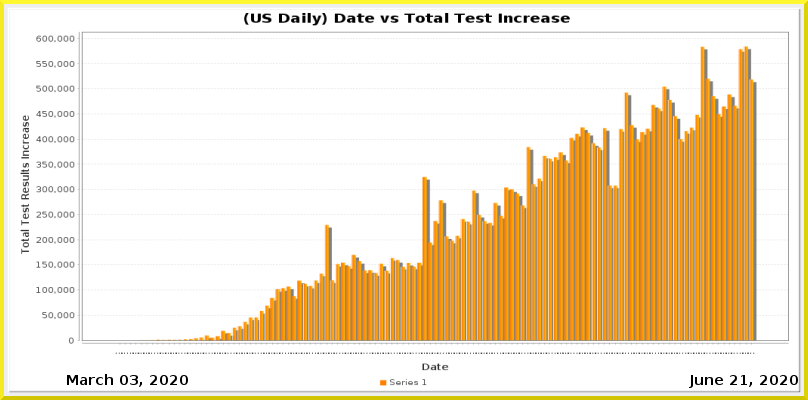
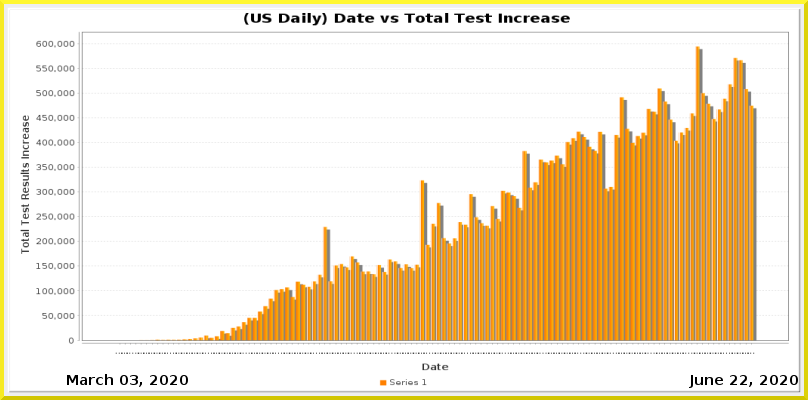
Comparing the layer stacks of the two w=808, h=400 images. Changes:
painted on "Current Date" over [740, 375, 747, 385]
painted on "Date_vs_TestIncrease.png" over [36, 35, 789, 354]
